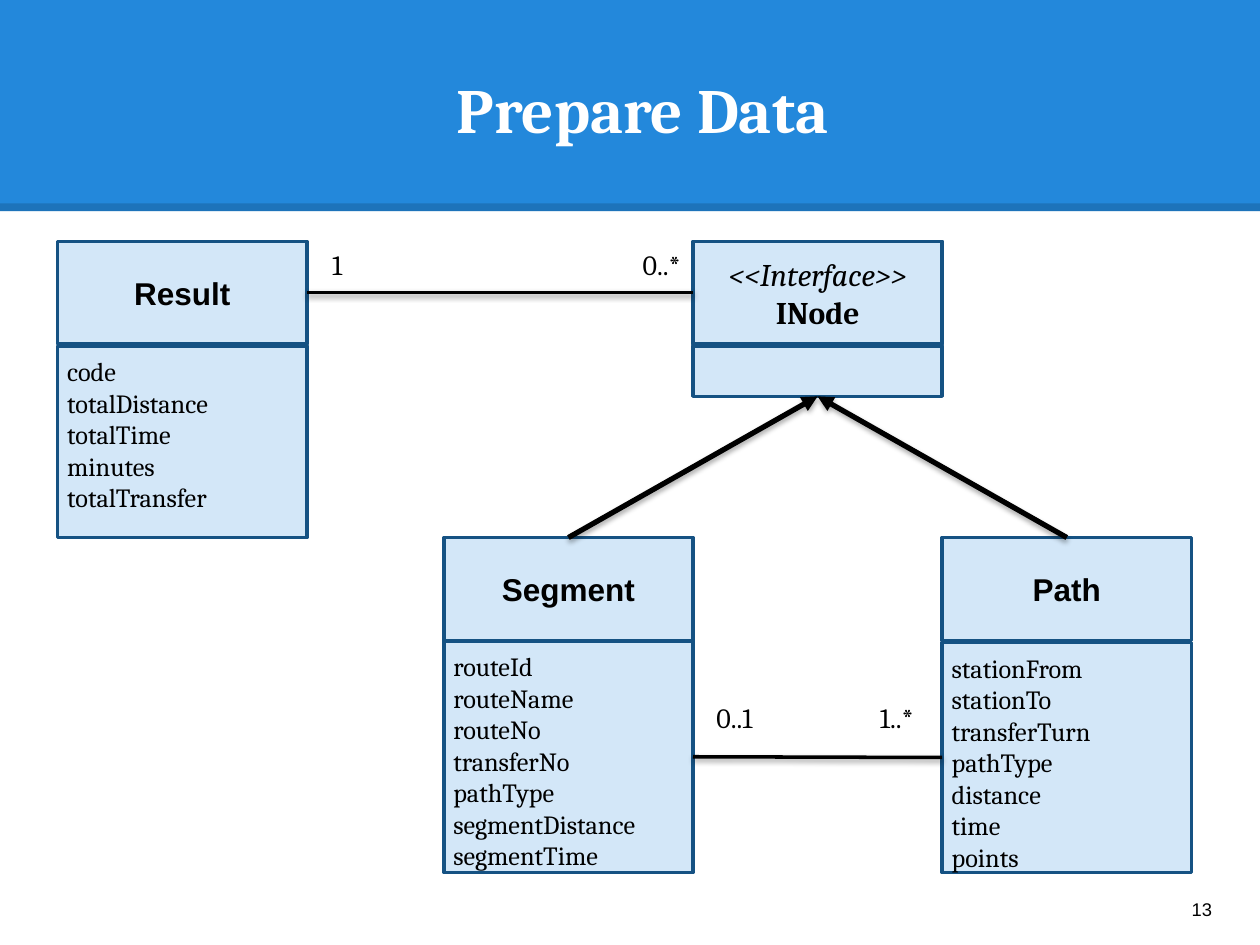
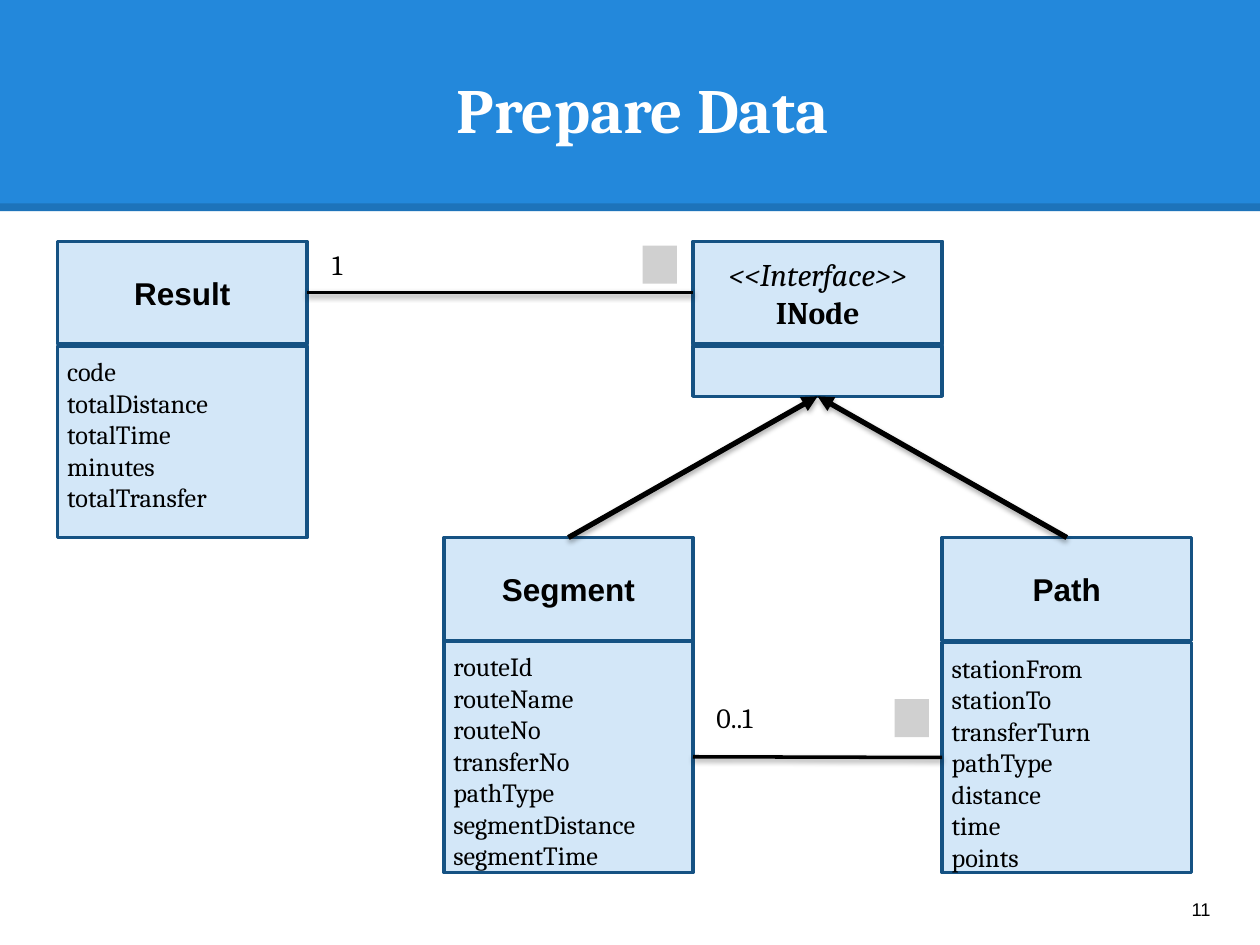
Before and after one commit to hqt/street-router, a slide deck: slide 11 of Document/presentation/present_ngoan.pptx (slide 13 before the commit). Drawn at 1260x945 pixels with LibreOffice and Linux fonts; fonts in the diff are those of the drawing; grey boxes stand for pictures. Boxes give left, top, right and bottom in pixels: in the first picture for what was removed or moved away, otherwise in the second. Text is boxed around its words. In the diff, an @@ line names an element or a change of style, - is before the commit and + after.

```diff
--- a/Document/presentation/present_ngoan.pptx
+++ b/Document/presentation/present_ngoan.pptx
@@ text removed at <box>643,256,681,276</box> @@
-0..*
@@ picture added at <box>643,246,677,284</box> @@
@@ text removed at <box>880,709,914,728</box> @@
-1..*
@@ picture added at <box>895,699,929,737</box> @@
@@ page number at <box>1192,903,1211,916</box>: text changed @@
-13
+11
```
Also in this commit, not shown: 4 other slides changed, 1 slide removed.
